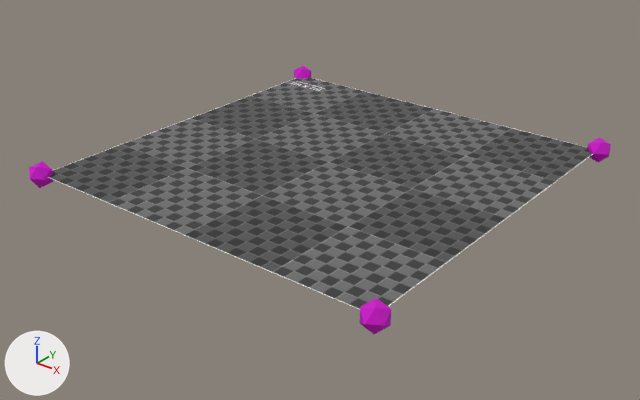
Renders of the COLLADA model AR Click Cubes/AR Click Cubes/art.scnassets/ClickCubeScene.dae from each side of a commit.
The view is the same before and after, from a camera (50 mm lens) standing at (3.81, -4.86, 2.42) and looking at (0.03, -0.14, -0.51). Arrows for +X, +Y and +Z are at lower left; the lights stay in place. Where no turn or scale is listed for an object, it has been applied to the vertices.

Objects in the first picture: 'pPlane1', 'pPlatonic1'.
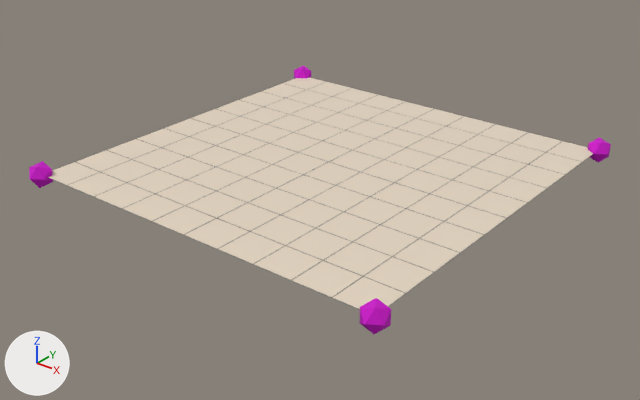
Changed parts and their boxes [x1, y1, x2, y2] in the pictures (640 x 400 px):
'pPlane1', surface changed (grey to white)
    both: [48, 77, 593, 309]

The change, as a list of edits to the scene's bpy script:
```text
Add img_10x10_tan_4kx4k_png:
    img_10x10_tan_4kx4k_png = load_image('10x10-tan-4kx4k.png', '10x10-tan-4kx4k.png', 4096, 4096, 'sRGB')
Change mat_phong1:
    mat_phong1.texture: img_dark_1m_x_1m_png -> img_10x10_tan_4kx4k_png
```
